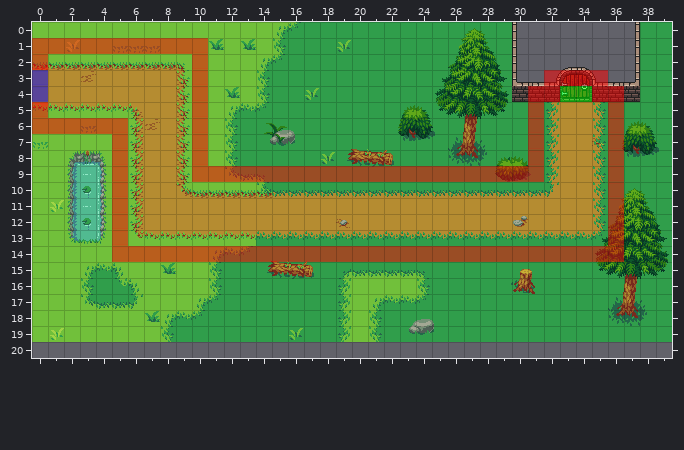
Tiled map, stored at Output/Assets/Maps/dungeonEntry.tmx. The picture above is the old version.
Cells are 16x16 px. Shown: x 0..39, y 0..20. The old version is drawn lined up with the new one.
The result:
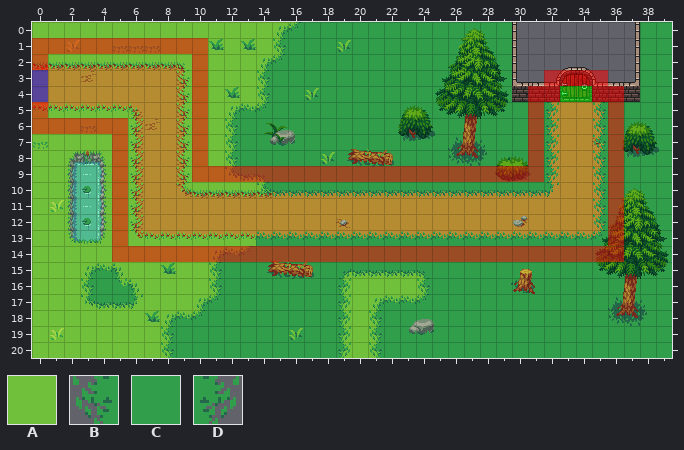
Key: from "Tileset": A 30, B 71, C 72, D 73.
_ is an empty cell.
Author's note on the commit: canvi perque lustru no plori
Change:
map size 40x20 -> 40x21 cells
Layer "floor":
Tile A is added in row 20 at x 0 to 8 and 19 to 21.
Tile C is added in row 20 at x 9 to 18 and 22 to 39.
Layer "walls":
Tile B is added in row 20 at x 8 and 21.
Tile D is added in row 20 at x 19.
Pixel boxes of the changes (left, top, right, bottom) in both pictures:
added: (32, 342, 672, 358)
